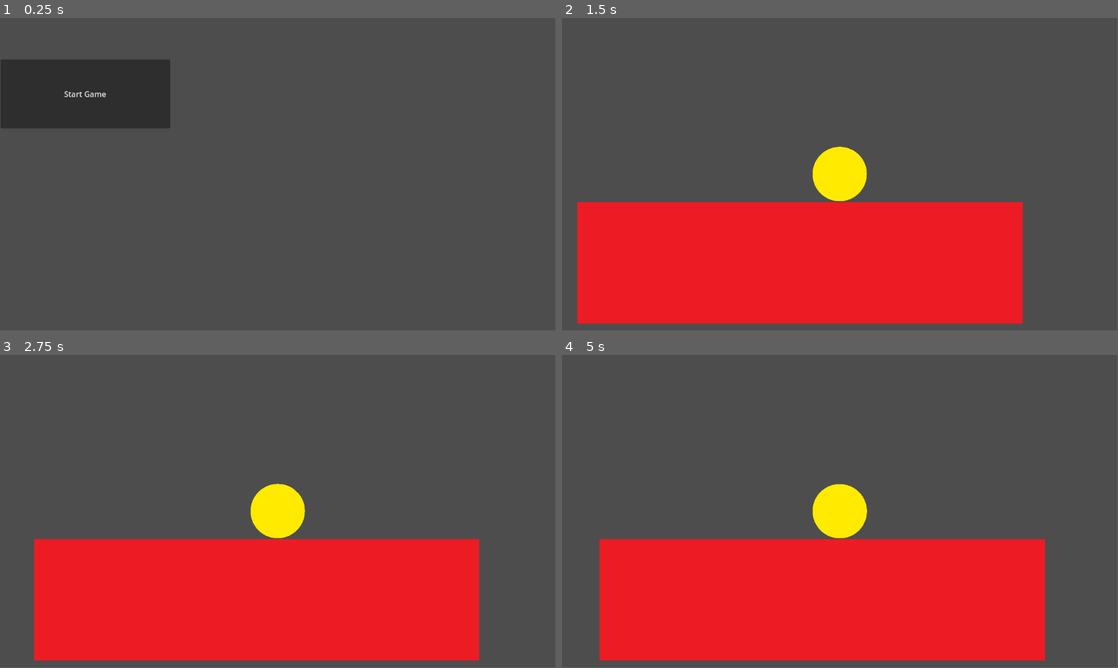
Above: before the commit, frames 1-4 (two rows, left to right).
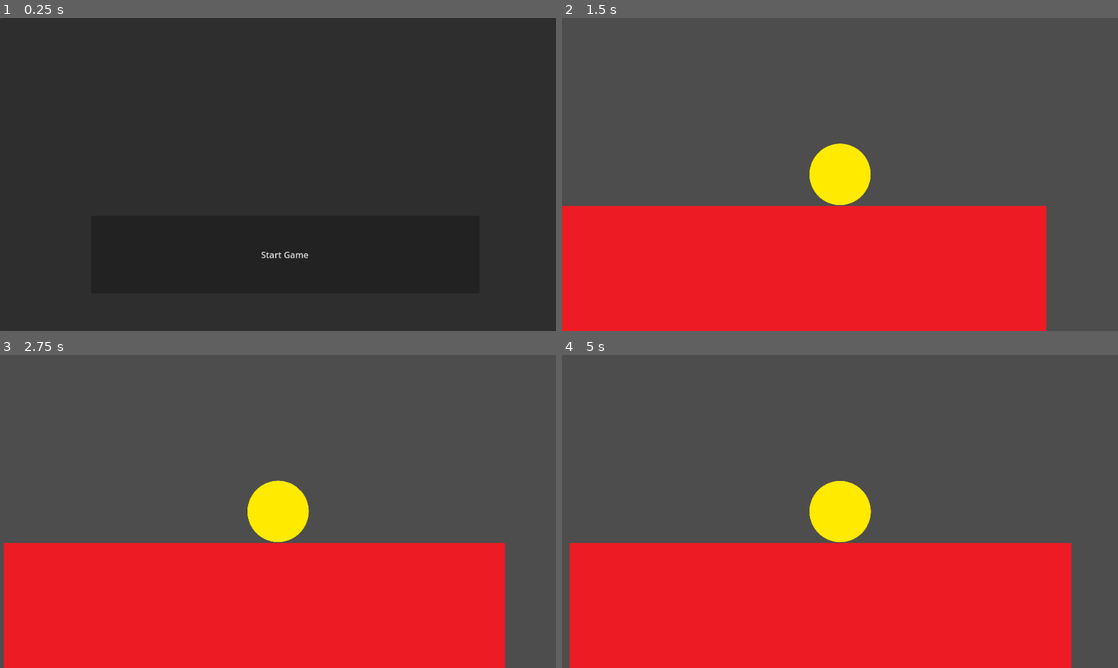
Above: after the commit, the same moments.

Repository: joaopedromago/2dGodotTest
Game: Godot game, scene res://scenes/menu.tscn
The game is run twice, just before and just after one commit, with the same random seed, the same clock (stepped at 60 frames per second) and the same inputs.
Inputs:
- Up to frame 1 (0.25 s): no input
- Up to frame 2 (1.5 s): click "Start Game" at 0.5 s; tap Enter at 1.25 s; hold Right (ui_right) from 1.28 s (still down)
- Up to frame 3 (2.75 s): release Right (ui_right) at 2.03 s; hold Left (ui_left) from 2.03 s (still down)
- Up to frame 4 (5 s): release Left (ui_left) at 2.78 s; hold Right (ui_right) 2.78-3.53 s; hold Up (ui_up) 3.53-4.28 s; hold Left (ui_left) from 4.28 s (still down)
In our replay, the window is 799x449 before the commit and 800x450 after it. These sizes can differ from the game's own. Grey fills any space a smaller window leaves; there, only what the larger window draws over its background counts as a difference.

The runs differ from the first frame. In frame 1, 93% of the frame differs, in the area x 0-100%, y 0-100%; in frame 2, 6.3%; in frame 3, 7.6%; in frame 4, 7.6%.

Commit message:
feat: improve menu

Diff:
--- a/project.godot
+++ b/project.godot
@@ -14,3 +14,9 @@
 run/main_scene="res://scenes/menu.tscn"
 config/features=PackedStringArray("4.2", "Forward Plus")
 config/icon="res://assets/icon/icon.svg"
+
+[display]
+
+window/size/viewport_width=1024
+window/size/viewport_height=576
+window/stretch/mode="viewport"
--- a/scenes/menu.tscn
+++ b/scenes/menu.tscn
@@ -10,21 +10,16 @@
 grow_horizontal = 2
 grow_vertical = 2
 
-[node name="MenuBar" type="MenuBar" parent="."]
+[node name="Panel" type="Panel" parent="."]
 layout_mode = 0
-offset_right = 354.0
-offset_bottom = 231.0
+offset_right = 1026.0
+offset_bottom = 578.0
 
-[node name="Button" type="Button" parent="MenuBar"]
-layout_mode = 0
-offset_left = 1.0
-offset_top = 86.0
-offset_right = 353.0
-offset_bottom = 229.0
+[node name="Button" type="Button" parent="Panel"]
+layout_mode = 2
+offset_left = 168.0
+offset_top = 364.0
+offset_right = 883.0
+offset_bottom = 507.0
 text = "Start Game"
 script = ExtResource("1_f3lye")
-
-[node name="Start" type="MenuButton" parent="MenuBar/Button"]
-layout_mode = 0
-offset_right = 8.0
-offset_bottom = 8.0
